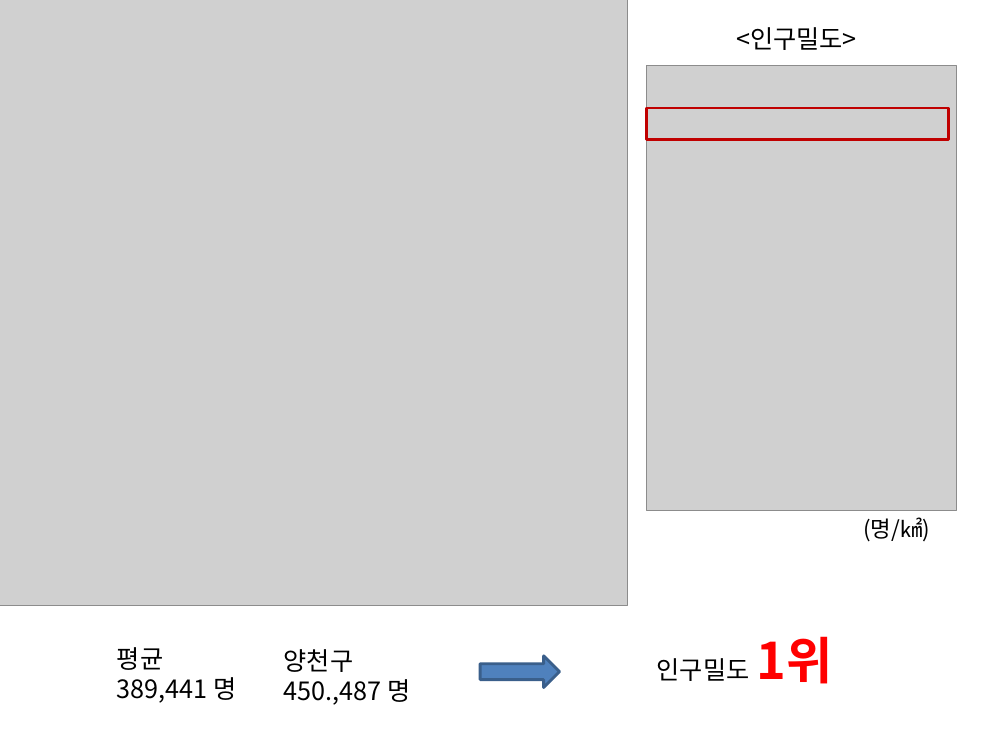
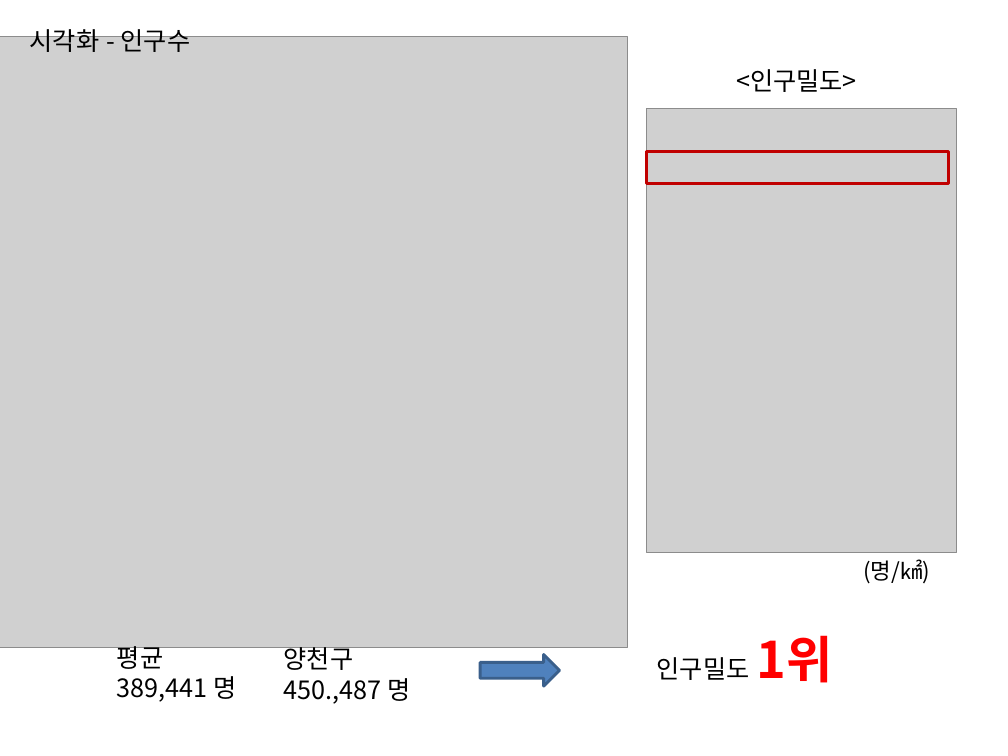
Before and after one commit to Dev1120/Team1Project, a slide deck: slide 10 of PPT구상/팀프로젝트_구상용.pptx (slide 7 before the commit). Drawn at 1008x756 pixels with LibreOffice and Linux fonts; fonts in the diff are those of the drawing; grey boxes stand for pictures. Boxes give left, top, right and bottom in pixels: in the first picture for what was removed or moved away, otherwise in the second. Text is boxed around its words. In the diff, an @@ line names an element or a change of style, - is before the commit and + after.

```diff
--- a/PPT구상/팀프로젝트_구상용.pptx
+++ b/PPT구상/팀프로젝트_구상용.pptx
@@ text added at bbox=[30, 25, 191, 52], 18 pt, text #000000 @@
+시각화 - 인구수
@@ rectangle: place and size @@
-rectangle at bbox=[647, 108, 949, 139]
+rectangle at bbox=[647, 152, 949, 183]
@@ 2 pictures, 2 texts: place and size @@
-2 pictures, 2 texts at bbox=[0, 0, 957, 605]
+2 pictures, 2 texts at bbox=[0, 36, 957, 647]
@@ text "양천구" rewrapped from bbox=[284, 649, 410, 705] to bbox=[284, 643, 410, 704] @@
```
Also in this commit, not shown: 9 other slides changed, 35 slides added, 1 slide removed, 5 other files.
